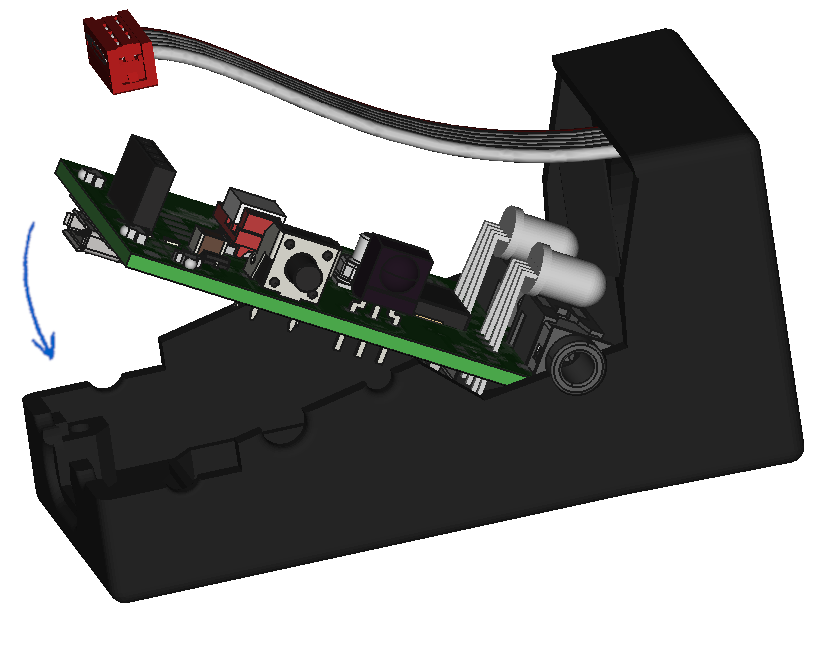
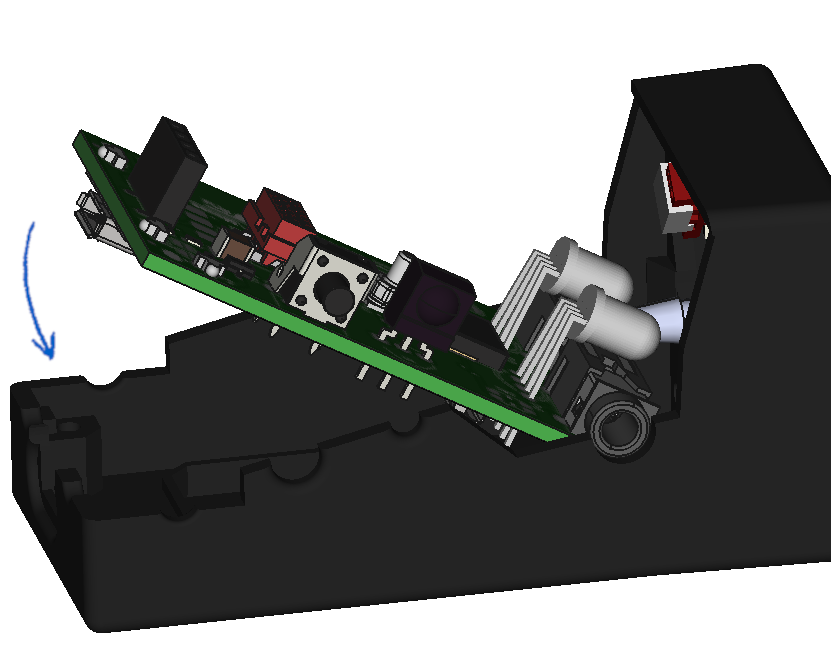
Comparing the layer stacks of the two 831×655 images. Changes:
renamed "s10p2.png" to "Pasted Layer #1", painted on it over [left=10, top=9, right=831, bottom=633]
